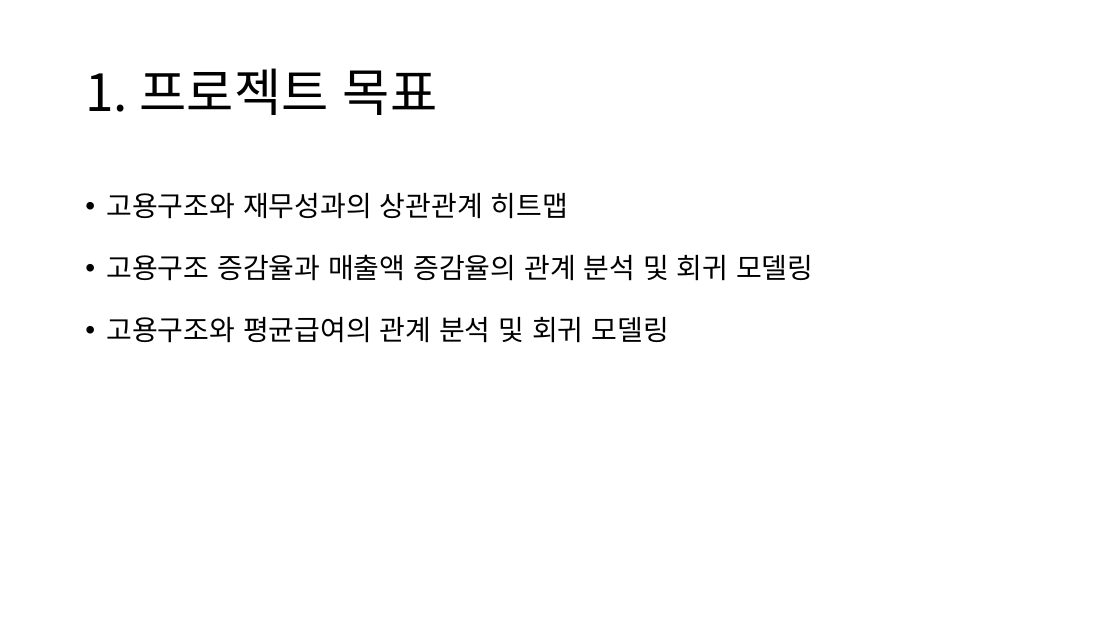
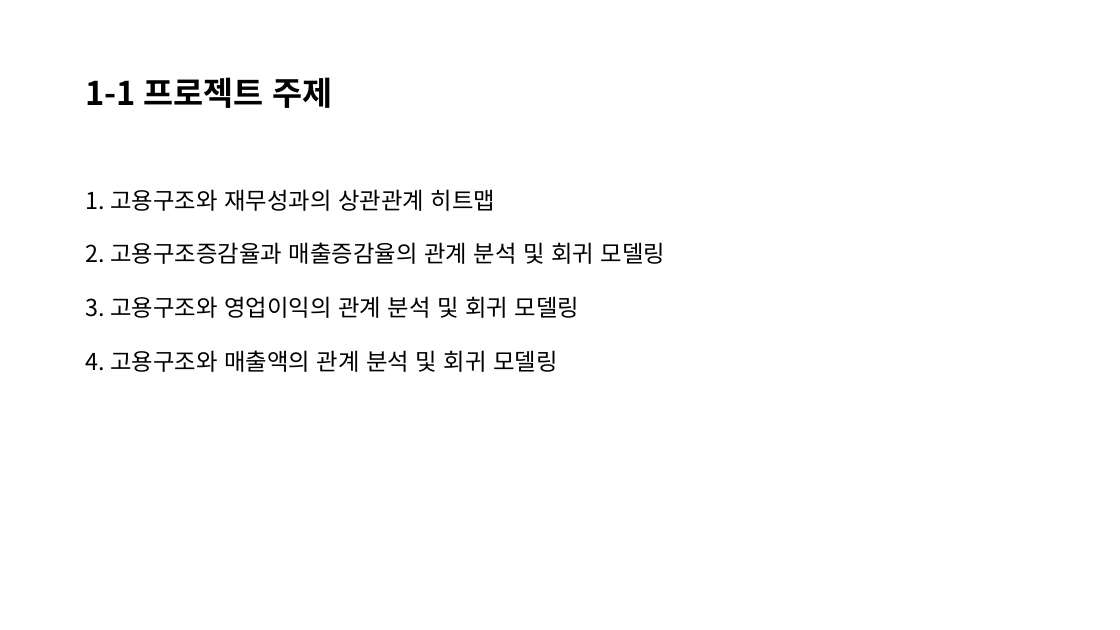
Before and after one commit to namdkgo/BigDataProject, a slide deck: slide 4 of 202344083_남동관_빅데이터_기말프로젝트_보고서.pptx (slide 3 before the commit). Drawn at 1120x630 pixels with LibreOffice and Linux fonts; fonts in the diff are those of the drawing. Boxes give left, top, right and bottom in pixels: in the first picture for what was removed or moved away, otherwise in the second. Text is boxed around its words. In the diff, an @@ line names an element or a change of style, - is before the commit and + after.

```diff
--- a/202344083_남동관_빅데이터_기말프로젝트_보고서.pptx
+++ b/202344083_남동관_빅데이터_기말프로젝트_보고서.pptx
@@ title at box(85, 77, 333, 108): text changed; size 44 to 28 pt; bold on @@
-1. 프로젝트 목표
+1-1 프로젝트 주제
@@ text at box(85, 189, 665, 372): text changed; size 24 to 20 pt @@
-• 고용구조와 재무성과의 상관관계 히트맵
-• 고용구조 증감율과 매출액 증감율의 관계 분석 및 회귀 모델링
-• 고용구조와 평균급여의 관계 분석 및 회귀 모델링
+1. 고용구조와 재무성과의 상관관계 히트맵
+2. 고용구조증감율과 매출증감율의 관계 분석 및 회귀 모델링
+3. 고용구조와 영업이익의 관계 분석 및 회귀 모델링
+4. 고용구조와 매출액의 관계 분석 및 회귀 모델링
```
Also in this commit, not shown: 10 other slides changed, 49 slides added, 5 other files.
